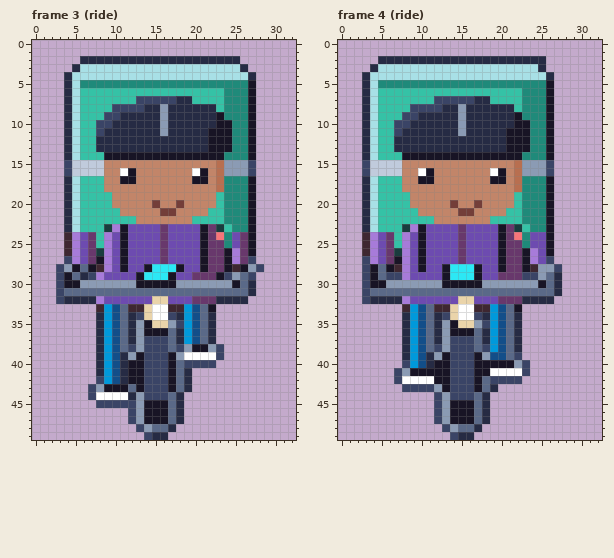
One commit to this pixel-art file: art/hood-people/delivery-cyclist@69.aseprite. The picture above was drawn from the file before the commit.
33x50 pixels, 8 frames. Shown: frame 3 (ride), frame 4 (ride). The commit also changed other frames, which this record leaves out.
After:
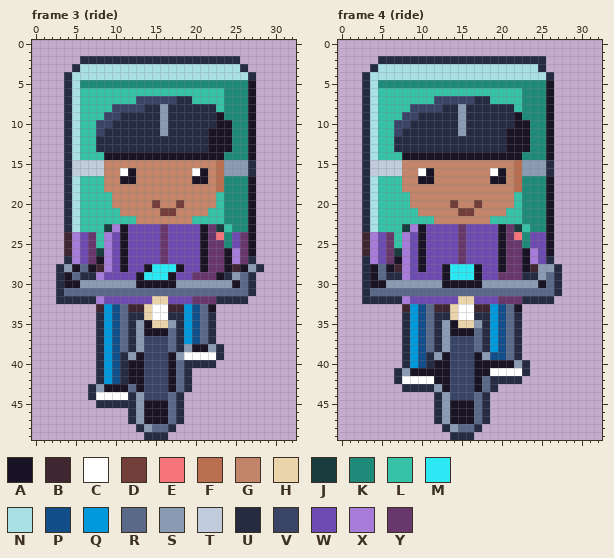
Palette (. is transparent): A #181425  B #3e2731  C #ffffff  D #733e39  E #f6757a  F #b86f50  G #c28569  H #ead4aa  J #193c3e  K #1f8a7a  L #35c2a6  M #2ce8f5  N #a8e0e6  P #124e89  Q #0099db  R #5a6988  S #8b9bb4  T #c0cbdc  U #262b44  V #3a4466  W #6d4bb0  X #a77bd9  Y #68386c
The exact change:
--- frame 3 (ride)
@@ x 0..32 @@
 14 ....UNLLLAAAAAAAAAAAAAAAKKKA.....
-15 ....VTTTTGGGGGGGGGGGGGGFSSSV.....
-16 ....VTTTTGGCAGGGGGGGCAGFSSSV.....
+15 ....UTTTTGGGGGGGGGGGGGGFSSSU.....
+16 ....UTTTTGGCAGGGGGGGCAGFSSSU.....
 17 ....UNLLLGGAAGGGGGGGAAGFKKKA.....
@@ x 0..32 @@
 26 ....BXWYJXWAWWWWYWWWWAYYAXYA.....
-27 ....VXWYAXWAWWWWYWWWWAYYAXYV.....
-28 ...VSARABXWAWWAMMMAWWAYYABASV....
-29 ...VARUVXWWWWAMMMAWWYYYAVSRV.....
-30 ...VAASSSSSSSAAAAASSSSSSSARU.....
-31 ...VRRRRRRRRRRRRRRRRRRRRRRRU.....
-32 ...VUUUUXWWWWWWHHWWWYYYUUUU......
+27 ....UXWYAXWAWWWWYWWWWAYYAXYU.....
+28 ...USARABXWAWWAMMMAWWAYYABASU....
+29 ...UARUUXWWWWAMMMAWWYYYAUSRU.....
+30 ...UAASSSSSSSAAAAASSSSSSSARU.....
+31 ...URRRRRRRRRRRRRRRRRRRRRRRU.....
+32 ...UUUUUXWWWWWWHHWWWYYYUUUU......
 33 ........BQPRBBHCCBBQPRA..........
-34 ........UQPRUVHCCVUQPRU..........
-35 ........UQPRUSAHHSVQPRU..........
+34 ........UQPRUUHCCUUQPRU..........
+35 ........UQPRUSAHHSUQPRU..........
 36 ........UQPRUSAAARUQPRU..........
 37 ........UQPRUSVVVRUQPRU..........
-38 ........UQPRVSVVVRVSAASV.........
-39 ........UQPUSAVVVASCCCCV.........
-40 ........UQPUAAVVVARVVVV..........
+38 ........UQPRUSVVVRUSAASU.........
+39 ........UQPUSAVVVASCCCCU.........
+40 ........UQPUAAVVVARUUUU..........
 41 ........UQPUAAVVVARU.............
-42 ........VQPUAAVVVARU.............
-43 .......VSAAARAVVVARU.............
-44 .......VCCCCUSVVVRU..............
-45 ........VVVVVSAAARU..............
-46 ............VSAAARU..............
-47 ............VSAAARU..............
-48 .............VSRRU...............
-49 ..............VUU................
+42 ........UQPUAAVVVARU.............
+43 .......USAAARAVVVARU.............
+44 .......UCCCCUSVVVRU..............
+45 ........UUUUUSAAARU..............
+46 ............USAAARU..............
+47 ............USAAARU..............
+48 .............USRRU...............
+49 ..............UUU................
--- frame 4 (ride)
@@ x 0..32 @@
 14 ...UNLLLAAAAAAAAAAAAAAAKKKA......
-15 ...VTTTTGGGGGGGGGGGGGGFSSSV......
-16 ...VTTTTGGCAGGGGGGGCAGFSSSV......
+15 ...UTTTTGGGGGGGGGGGGGGFSSSU......
+16 ...UTTTTGGCAGGGGGGGCAGFSSSU......
 17 ...UNLLLGGAAGGGGGGGAAGFKKKA......
@@ x 0..32 @@
 26 ...BXWYJXWAWWWWYWWWWAYYAXWA......
-27 ...VXWYAXWAWWWWYWWWWAYYAXWV......
-28 ...VARABXWAWWAMMMAWWAYYABSSV.....
-29 ...VARVVXWWWWAMMMAWWYYYVVSRU.....
-30 ...VAASSSSSSSAAAAASSSSSSSARU.....
-31 ...VRRRRRRRRRRRRRRRRRRRRRRRU.....
-32 ...VUUUUXWWWWWWHHWWWYYYUUUU......
+27 ...UXWYAXWAWWWWYWWWWAYYAXWU......
+28 ...UARABXWAWWAMMMAWWAYYABSSU.....
+29 ...UARUUXWWWWAMMMAWWYYYUUSRU.....
+30 ...UAASSSSSSSAAAAASSSSSSSARU.....
+31 ...URRRRRRRRRRRRRRRRRRRRRRRU.....
+32 ...UUUUUXWWWWWWHHWWWYYYUUUU......
 33 ........BQPRBBHCCBBQPRA..........
-34 ........UQPRUVHCCVUQPRU..........
-35 ........UQPRUSAHHSVQPRU..........
+34 ........UQPRUUHCCUUQPRU..........
+35 ........UQPRUSAHHSUQPRU..........
 36 ........UQPRUSAAARUQPRU..........
 37 ........UQPRUSVVVRUQPRU..........
-38 ........UQPRVSVVVRVQPRU..........
-39 ........UQPUSAVVVASPPRV..........
-40 ........VQPUAAVVVAAAAASV.........
-41 .......VSAAAAAVVVAACCCCV.........
-42 .......VCCCCAAVVVARVVVV..........
-43 ........VVVVSAVVVARU.............
-44 ............VSVVVRU..............
-45 ............VSAAARU..............
-46 ............VSAAARU..............
-47 ............VSAAARU..............
-48 .............VSRRU...............
-49 ..............VUU................
+38 ........UQPRUSVVVRUQPRU..........
+39 ........UQPUSAVVVASPPRU..........
+40 ........UQPUAAVVVAAAAASU.........
+41 .......USAAAAAVVVAACCCCU.........
+42 .......UCCCCAAVVVARUUUU..........
+43 ........UUUUSAVVVARU.............
+44 ............USVVVRU..............
+45 ............USAAARU..............
+46 ............USAAARU..............
+47 ............USAAARU..............
+48 .............USRRU...............
+49 ..............UUU................
